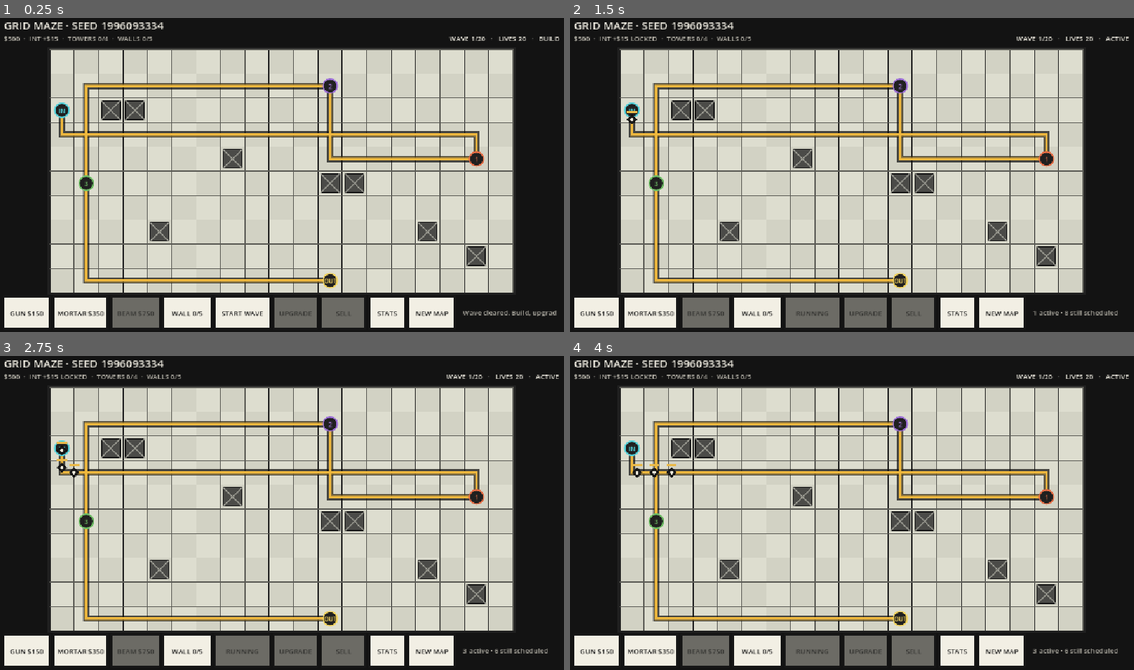
Above: before the commit, frames 1-4 (two rows, left to right).
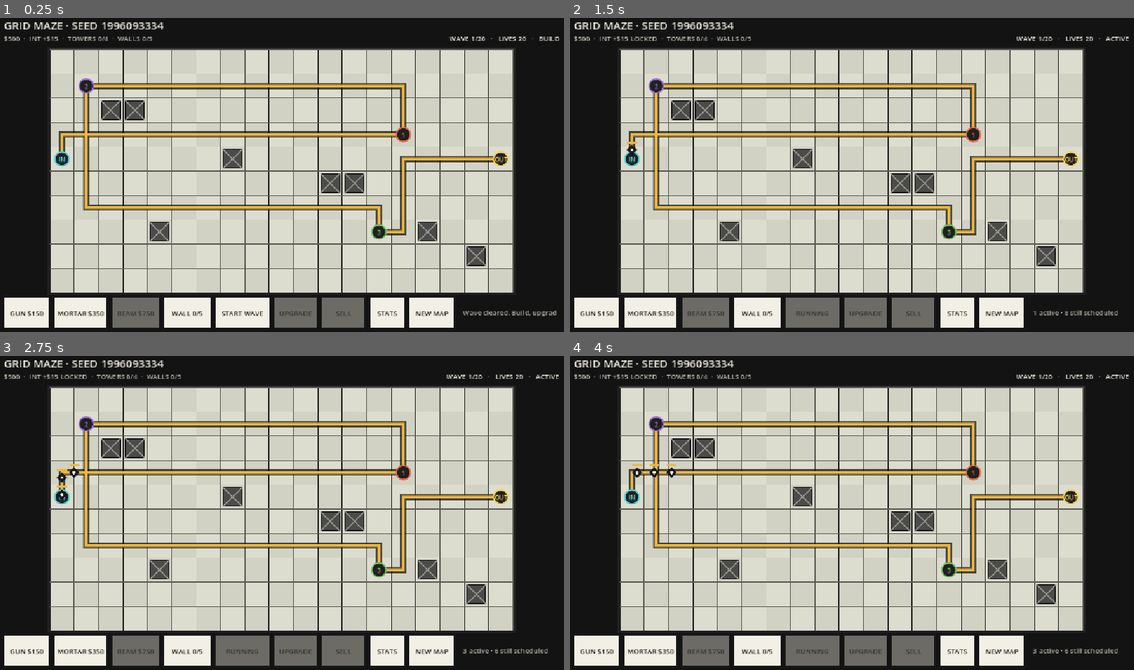
Above: after the commit, the same moments.

Repository: tstover91/Towerdefense
Game: Godot game, scene res://prototype/prototype_main.tscn
Two runs of this game, one before a commit and one after it. Both use one fixed random seed, a clock stepped at 60 frames per second and the inputs below.
Inputs (mouse positions are in pixels of both pictures, inside the frame that each line leads up to):
- Up to frame 1 (0.25 s): no input
- Up to frame 2 (1.5 s): tap Enter at 0.5 s; move the mouse to (976, 159) at 0.52 s; click (976, 159) at 0.67 s; tap Space at 0.77 s; drag from (739, 190) to (823, 240) at 1.27 s
- Up to frame 3 (2.75 s): move the mouse to (338, 443) at 2.02 s; click (338, 443) at 2.17 s
- Up to frame 4 (4 s): drag from (823, 578) to (677, 465) at 2.77 s; move the mouse to (1021, 563) at 3.52 s; click (1021, 563) at 3.67 s; tap Space at 3.77 s

The runs differ from the first frame. In frame 1, 4.8% of the frame differs, in the area x 9-91%, y 19-87%; in frame 2, 4.8%; in frame 3, 4.8%; in frame 4, 4.8%.

Commit message:
Constrain map endpoints to side columns

Diff:
--- a/prototype/prototype_map_layout_generator.gd
+++ b/prototype/prototype_map_layout_generator.gd
@@ -19,8 +19,8 @@
 	var best_layout: Dictionary = {}
 	var best_score := -INF
 	for _candidate_index in MAX_CANDIDATES:
-		var entrance := _random_border_cell(rng, grid_size)
-		var exit_cell := _random_border_cell(rng, grid_size)
+		var entrance := Vector2i(0, rng.randi_range(1, grid_size.y - 2))
+		var exit_cell := Vector2i(grid_size.x - 1, rng.randi_range(1, grid_size.y - 2))
 		if entrance == exit_cell or _manhattan(entrance, exit_cell) < MIN_ENDPOINT_DISTANCE:
 			continue
 		if static_objects.has(entrance) or static_objects.has(exit_cell):
@@ -55,18 +55,6 @@
 				"has_backward_leg": true,
 			}
 	return best_layout
-
-
-func _random_border_cell(rng: RandomNumberGenerator, grid_size: Vector2i) -> Vector2i:
-	match rng.randi_range(0, 3):
-		0:
-			return Vector2i(0, rng.randi_range(1, grid_size.y - 2))
-		1:
-			return Vector2i(grid_size.x - 1, rng.randi_range(1, grid_size.y - 2))
-		2:
-			return Vector2i(rng.randi_range(1, grid_size.x - 2), 0)
-		_:
-			return Vector2i(rng.randi_range(1, grid_size.x - 2), grid_size.y - 1)
 
 
 func _random_waypoints(
--- a/tools/prototype_map_layout_smoke.gd
+++ b/tools/prototype_map_layout_smoke.gd
@@ -27,8 +27,8 @@
 		waypoints.assign(layout["waypoints"])
 		var route: Array[Vector2i] = []
 		route.assign(layout["route"])
-		_assert(_is_border_cell(entrance), "entrance is on the border")
-		_assert(_is_border_cell(exit_cell), "exit is on the border")
+		_assert(entrance.x == 0, "entrance is in the first column")
+		_assert(exit_cell.x == GRID_SIZE.x - 1, "exit is in the last column")
 		_assert(waypoints.size() == 3, "layout contains three waypoints")
 		_assert(bool(layout["has_backward_leg"]), "waypoint order includes a leg away from the exit")
 		_assert(route.size() - 1 >= 50 and route.size() - 1 <= 60, "route length stays in the fairness envelope")
@@ -45,10 +45,6 @@
 
 func _signature(layout: Dictionary) -> String:
 	return "%s|%s|%s" % [layout["entrance"], layout["waypoints"], layout["exit_cell"]]
-
-
-func _is_border_cell(cell: Vector2i) -> bool:
-	return cell.x == 0 or cell.y == 0 or cell.x == GRID_SIZE.x - 1 or cell.y == GRID_SIZE.y - 1
 
 
 func _has_unique_edges(route: Array[Vector2i]) -> bool:
Not shown, changed: prototype/README.md
